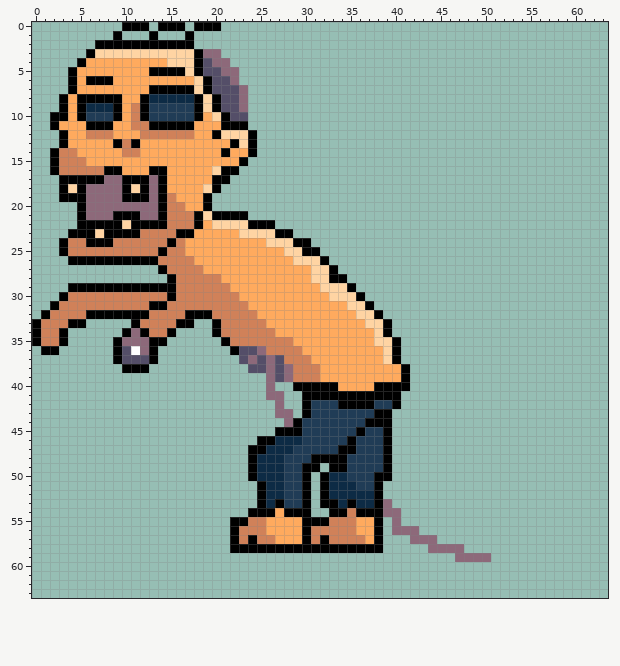
Edited in one commit: pixel-art sprite (model/map/textures/enemy/zombie/zombie_left.png). Above is the file before it was changed.
The file is 64x64 pixels.
And afterwards:
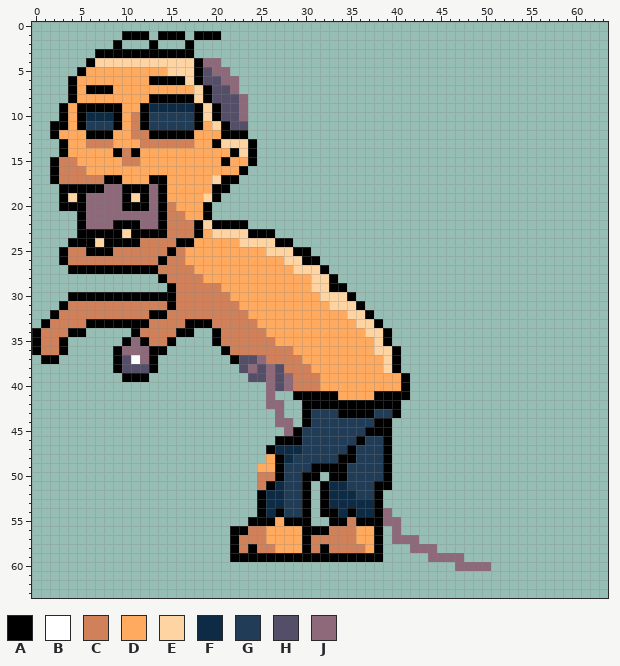
Palette (. is transparent): A #000000  B #ffffff  C #d08159  D #ffaa5e  E #ffd4a3  F #0d2b45  G #203c56  H #544e68  J #8d697a
Author's note on the commit: textures: zombie updated,eyeball midle laser added
What changed:
y 0: x 10..12 AAA -> ...; x 14..16 AAA -> ...; x 18..20 AAA -> ...
y 1: x 9..20 A...A...A... -> .AAA.AAA.AAA
y 2: x 7..8 AA -> ..; x 10..12 AAA -> ...; x 14..16 AAA -> ...
y 3: x 6..20 AEEEEEEEEEEEAJJ -> .AAAAAAAAAAA...
y 4: x 5..14 ADDDDDDDDD -> .AEEEEEEEE; x 19 H -> J; x 21 J -> .
y 5: x 4..5 AD -> .A; x 13..16 AAAA -> DDEE; x 20 H -> J; x 22 J -> .
y 6: x 6..8 AAA -> DDD; x 13..19 DDDDDEA -> AAAAEAH; x 21 H -> J
y 7: x 6..8 DDD -> AAA; x 13..17 AAAAA -> DDDDD; x 22..23 HJ -> J.
y 8: x 3..9 ADAAAAA -> .ADDDDD; x 12..20 AFFFFFAEA -> DAAAAAEAH
y 9: x 6..8 FFF -> AAA; x 11 C -> D; x 13..17 GGGGG -> FFFFF
y 10: x 2 A -> .; x 6..8 GGG -> FFF; x 19..21 DEA -> EAH; x 23 H -> J
y 11: x 3 D -> A; x 5..9 DAAAD -> AGGGA; x 12..18 CAAAAAD -> AGGGGGA; x 20 D -> E; x 22..23 AA -> HH
y 12: x 2..3 .A -> AD; x 6..8 CCC -> AAA; x 11 D -> C; x 13..17 CCCCC -> AAAAA; x 20..24 AEEEA -> DAAA.
y 13: x 6..17 DDDACADDDDDD -> CCCDDDCCCCCC; x 20..22 DDA -> AEE
y 14: x 2..4 ACC -> .AD; x 9 D -> A; x 11 C -> A; x 21..23 ADD -> DAE
y 15: x 5 C -> D; x 10..11 DD -> CC; x 21 D -> A; x 23..24 A. -> DA
y 16: x 6..9 CCAA -> DDDD; x 13..14 AA -> DD; x 20..23 EAA. -> DDDA
y 17: x 2..13 .AAAAAJJAAAJ -> ACCCCCAADDDA; x 20 A -> E; x 22 . -> A
y 18: x 4 E -> A; x 6..7 JJ -> AA; x 11 E -> A; x 19 E -> D; x 21 . -> A
y 19: x 4 A -> E; x 11 A -> E; x 15 C -> D; x 19..20 A. -> EA
y 20: x 3..4 .. -> AA; x 10..12 JJJ -> AAA; x 16 C -> D
y 21: x 9..11 AAA -> JJJ; x 17..23 CAEAAAA -> DDA....
y 22: x 6..8 AAA -> JJJ; x 10 E -> A; x 12..13 AA -> JJ; x 19..26 DEEEEAAA -> EAAAA...
y 23: x 4 A -> .; x 7 E -> A; x 10 A -> E; x 12..14 CCC -> AAA; x 16..18 AAD -> CCA; x 20..22 DDD -> EEE; x 24..28 EEEAA -> AAA..
y 24: x 3..5 ACC -> .AA; x 7 A -> E; x 9..11 CCC -> AAA; x 15..17 ACD -> CAA; x 23..25 DDD -> EEE; x 27..30 EEAA -> AA..
y 25: x 6..8 CCC -> AAA; x 14..15 AC -> CA; x 26..27 DD -> EE; x 29 E -> A; x 31 A -> .
y 26: x 3..14 .AAAAAAAAAAC -> ACCCCCCCCCCA; x 17 C -> D; x 28 D -> E; x 30..32 EEA -> AA.
y 27: x 4..14 ..........A -> AAAAAAAAAAC; x 18 C -> D; x 29..30 DD -> EE; x 32..33 EA -> A.
y 28: x 14..15 .A -> AC; x 19..20 CC -> DD; x 34 A -> .
y 29: x 4..14 AAAAAAAAAAA -> ...........; x 21 C -> D; x 31 D -> E; x 33..35 EEA -> AA.
y 30: x 3..14 ACCCCCCCCCCC -> .AAAAAAAAAAA; x 22 C -> D; x 32 D -> E; x 35..36 EA -> A.
y 31: x 2..3 AC -> .A; x 13..15 AAC -> CCA; x 23 C -> D; x 33..34 DD -> EE; x 36..37 EA -> A.
y 32: x 1..2 AC -> .A; x 6..14 AAAAAAACC -> CCCCCCCAA; x 17..19 AAA -> CCC; x 24 C -> D; x 35 D -> E; x 37..38 EA -> A.
y 33: x 0..1 AC -> .A; x 4..10 AA..... -> CCAAAAA; x 12 C -> A; x 16 A -> C; x 18..20 ..A -> AAC; x 25 C -> D; x 36 D -> E; x 38..39 EA -> A.
y 34: x 3..5 A.. -> CAA; x 10..12 AJA -> .AC; x 15..17 A.. -> CAA; x 26 C -> D; x 37 D -> E
y 35: x 9..10 AJ -> .A; x 12..15 JAA. -> ACCA; x 20..21 .A -> AC; x 27..28 CC -> DD; x 39..40 EA -> A.
y 36: x 0..3 .AA. -> ACCA; x 10..11 HB -> JJ; x 14 . -> A; x 21..25 .AHHJ -> ACCCC; x 29 C -> D; x 38 D -> E
y 37: x 1..2 .. -> AA; x 11..12 HH -> BJ; x 22 . -> A; x 24..27 JHJH -> HJCC; x 30 C -> D
y 38: x 9..13 .AAA. -> AHHHA; x 23..24 .H -> HJ; x 28 J -> C; x 31 C -> D; x 39..41 DDA -> EA.
y 39: x 10..12 ... -> AAA; x 24..25 .. -> HH
y 40: x 27..33 ..AAAAA -> HJCCCDD; x 38..40 AAA -> DDD
y 41: x 27 J -> .; x 29 . -> A; x 34..37 AAAA -> DDDD; x 41 . -> A
y 42: x 26 . -> J; x 31..33 GGG -> AAA; x 38..39 GG -> AA
y 43: x 28 J -> .; x 34..40 GGGGAA. -> AAAAGGA
y 44: x 27 . -> J; x 29..30 AG -> .A; x 37 A -> G
y 45: x 27..28 AA -> .J; x 36..38 AGG -> GAA
y 46: x 25..29 AAFFF -> ..AAA; x 35..36 AG -> GA
y 47: x 24..26 AAF -> ..A; x 29 G -> F; x 34 A -> G
y 48: x 24..28 AFFFG -> ..DAF; x 31..33 AAA -> GGG; x 35 G -> A
y 49: x 24..27 AFFF -> .DDA; x 30 A -> G; x 32 . -> A
y 50: x 24..27 AFFF -> .CCA; x 31..34 .AFF -> A.AA; x 38 A -> G
y 51: x 25..26 AF -> CA; x 35 F -> G; x 39 . -> A
y 52: x 36..37 FF -> GG
y 53: x 27 A -> F; x 33 A -> F; x 35 A -> F; x 39 J -> .
y 54: x 24 A -> .; x 26..29 ADAA -> FAGG; x 32 . -> A; x 34..37 ACAA -> FAFF; x 40 J -> .
y 55: x 22..26 AACCD -> ..AAA; x 28..29 DD -> AA; x 31..34 AACC -> ..AA; x 36..37 DD -> AA; x 39 . -> J
y 56: x 23 C -> A; x 31..32 CC -> AA; x 41..42 JJ -> ..
y 57: x 24 A -> C; x 26 C -> D; x 32 A -> C; x 36 C -> D; x 40..41 .. -> JJ; x 43..44 JJ -> ..
y 58: x 23 A -> C; x 25..29 AAAAA -> CCDDD; x 31 A -> C; x 33..37 AAAAA -> CCCCD; x 42..43 .. -> JJ; x 45..47 JJJ -> ...
y 59: x 22..38 ................. -> AAAAAAAAAAAAAAAAA; x 44..46 ... -> JJJ; x 48..50 JJJ -> ...
y 60: x 47..50 .... -> JJJJ
Pixel boxes of the changes (left, top, right, bottom) in both pictures:
changed: (32, 22, 491, 571)
